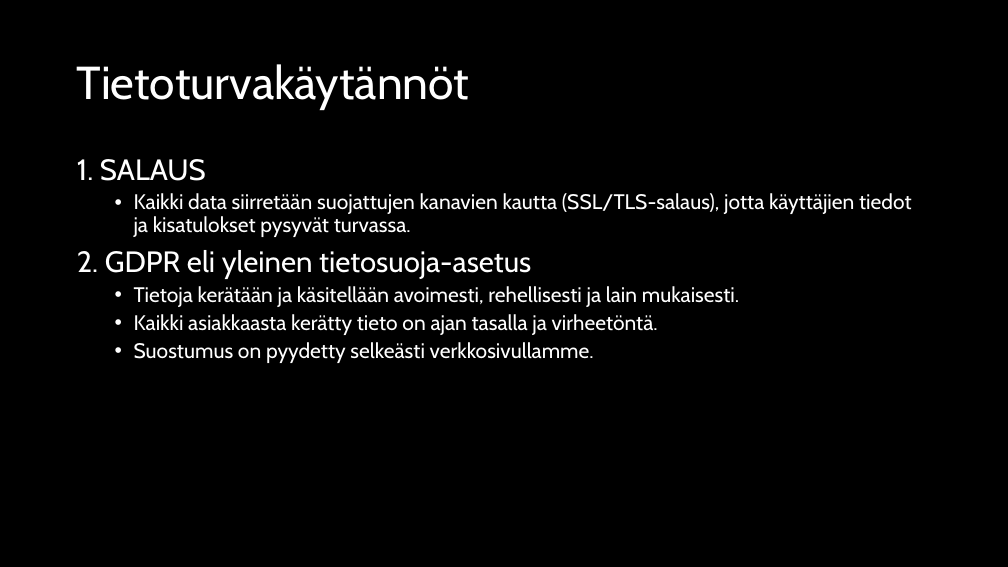
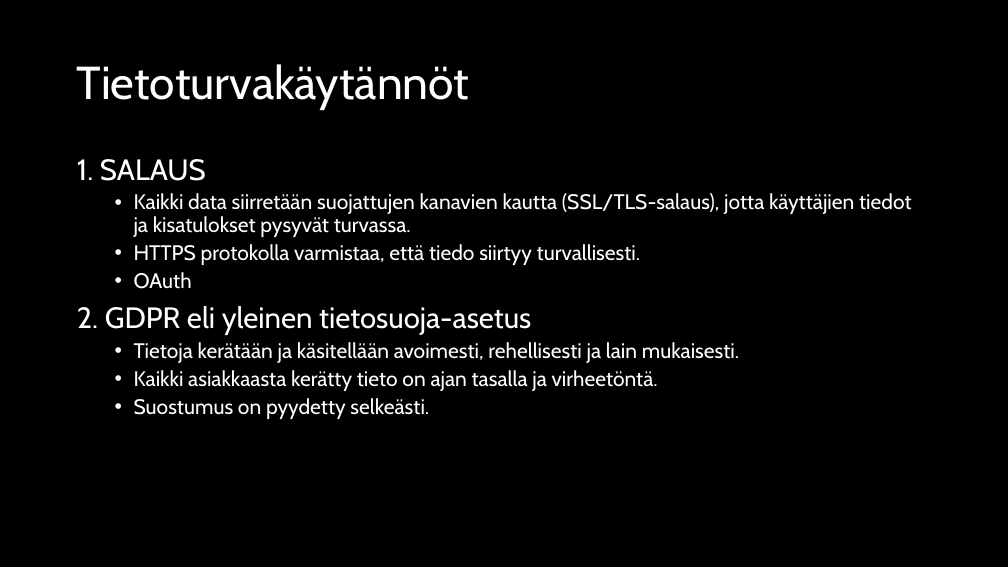
Before and after one commit to AaPee04/Ohjelmistotuotanto-F1projekti, a slide deck: slide 11 of Formula 1 tilasto palvelu.pptx. Drawn at 1008x567 pixels with LibreOffice and Linux fonts; fonts in the diff are those of the drawing. Boxes give left, top, right and bottom in pixels: in the first picture for what was removed or moved away, otherwise in the second. Text is boxed around its words. In the diff, an @@ line names an element or a change of style, - is before the commit and + after.

```diff
--- a/Formula 1 tilasto palvelu.pptx
+++ b/Formula 1 tilasto palvelu.pptx
@@ text at (134, 244, 641, 289): paragraphs added @@
+  • HTTPS protokolla varmistaa, että tiedo siirtyy turvallisesti.
+  • OAuth
@@ text at (134, 398, 429, 419): text changed @@
-  • Suostumus on pyydetty selkeästi verkkosivullamme.
+  • Suostumus on pyydetty selkeästi.
```
Also in this commit, not shown: 1 other slide changed.
